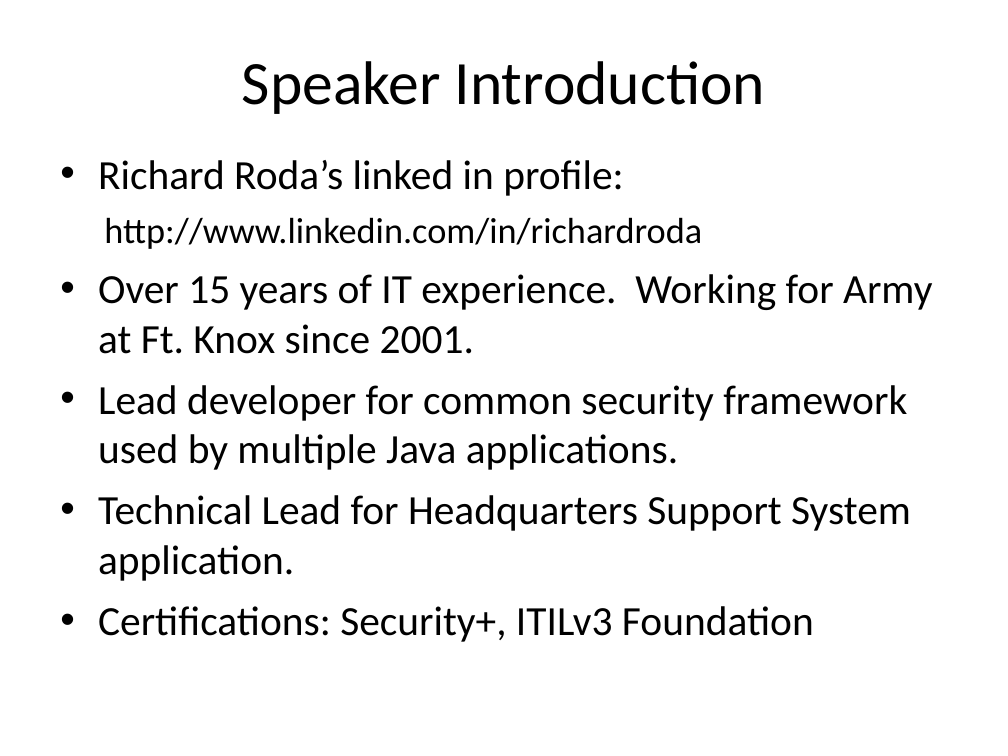
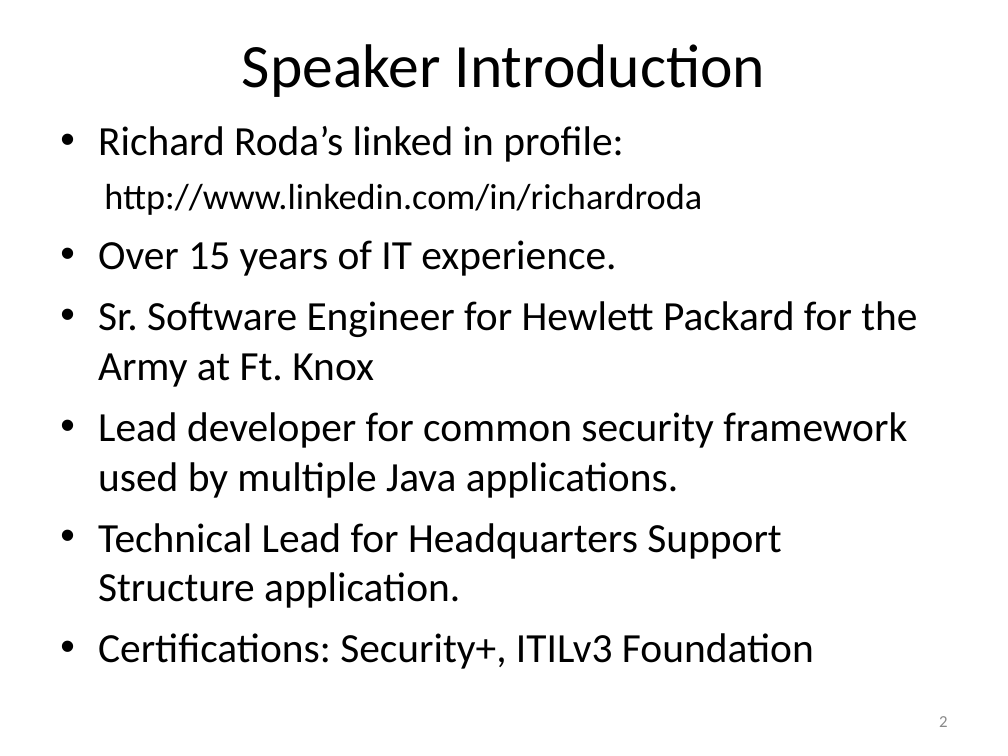
Before and after one commit to EdCharbeneau/CodePaLOUsa, a slide deck: slide 2 of 2013/LocalStorageSecurity/LocalStoragePresentation.ppt. Drawn at 1008x756 pixels with LibreOffice and Linux fonts; fonts in the diff are those of the drawing. Boxes give left, top, right and bottom in pixels: in the first picture for what was removed or moved away, otherwise in the second. Text is boxed around its words. In the diff, an @@ line names an element or a change of style, - is before the commit and + after.

```diff
--- a/2013/LocalStorageSecurity/LocalStoragePresentation.ppt
+++ b/2013/LocalStorageSecurity/LocalStoragePresentation.ppt
@@ title "Speaker Introduction": place and size @@
-title "Speaker Introduction" at <box>242,61,766,114</box>
+title "Speaker Introduction" at <box>242,44,766,97</box>
@@ text "Richard Roda’s linked in profile:": place and size @@
-text "Richard Roda’s linked in profile:" at <box>98,160,932,642</box>
+text "Richard Roda’s linked in profile:" at <box>98,126,917,669</box>
@@ text at <box>98,240,917,387</box>: text changed @@
-• Over 15 years of IT experience. Working for Army at Ft. Knox since 2001.
+• Over 15 years of IT experience.
+• Sr. Software Engineer for Hewlett Packard for the Army at Ft. Knox
@@ text at <box>98,523,781,608</box>: text changed @@
-• Technical Lead for Headquarters Support System application.
+• Technical Lead for Headquarters Support Structure application.
@@ page number added at <box>939,716,947,727</box>, 12 pt, text #898989 @@
+2
```
Also in this commit, not shown: 19 other slides changed.
